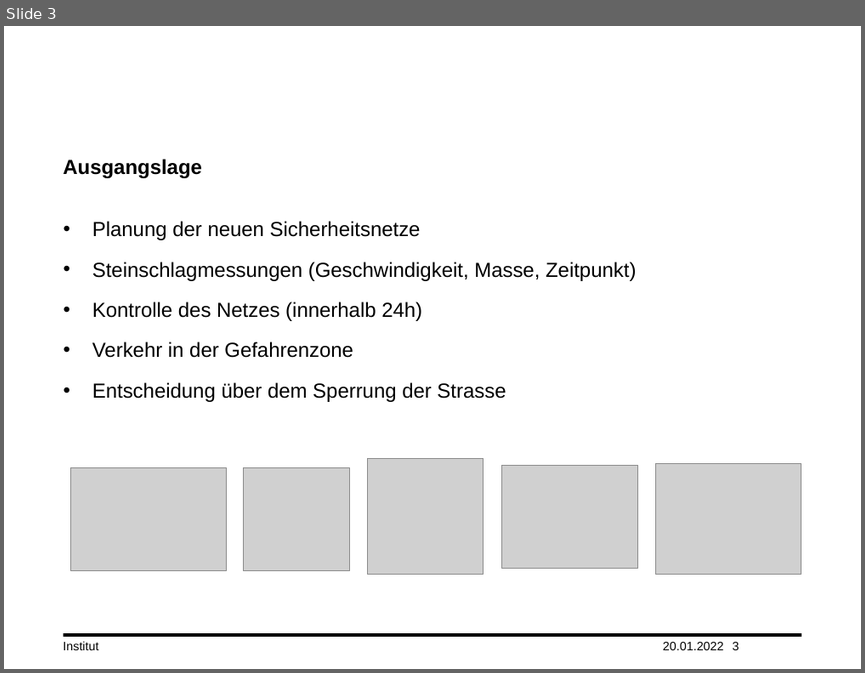
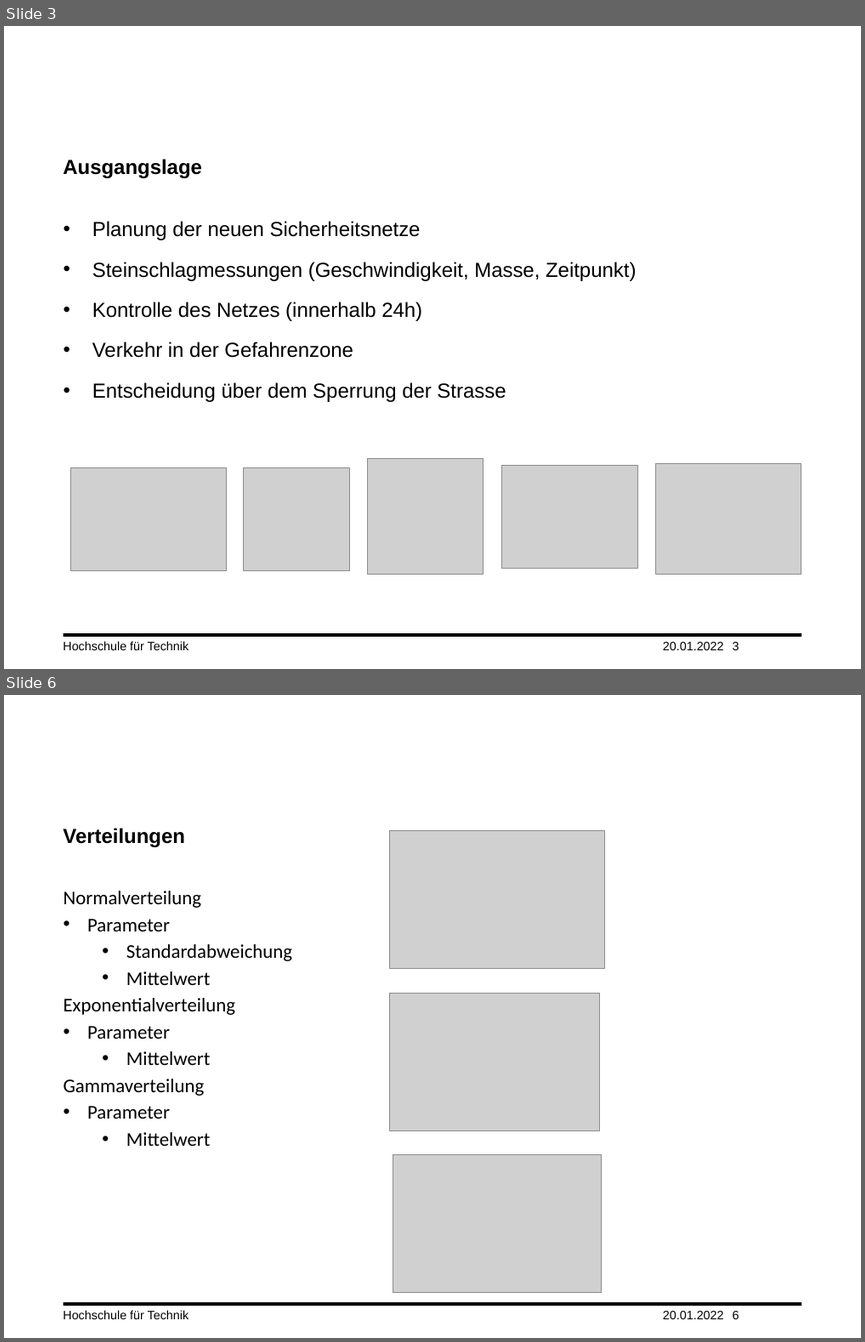
Before and after one commit to tmandelz/Steinschlag-Wahrscheinlichkeit, a slide deck: Präsentation/Vorgehen.pptx. Shown one above the other, each under a label of ours: slide 3 before the commit, slides 3 and 6 after it; the slides between them are not shown. The pictures are 865x673 and 865x1342 pixels, drawn with LibreOffice and Linux fonts; fonts in the diff are those of the drawing; grey boxes stand for pictures; background and template pictures are left out. Boxes give left, top, right and bottom in pixels: in the first picture for what was removed or moved away, otherwise in the second. Text is boxed around its words. In the diff, an @@ line names an element or a change of style, - is before the commit and + after.

```diff
--- a/Präsentation/Vorgehen.pptx
+++ b/Präsentation/Vorgehen.pptx
@@ slide 6 added at (x1=4, y1=695, x2=861, y2=1338), background #FFFFFF; not listed: 1 template element that a slide beside it also shows @@
@@ title added at (x1=63, y1=828, x2=185, y2=847), 18.9 pt, text #000000, bold @@
+Verteilungen
@@ picture added at (x1=389, y1=831, x2=604, y2=969) @@
@@ text added at (x1=64, y1=891, x2=292, y2=1145), 18 pt, text #000000 @@
+Normalverteilung
+• Parameter
+• Standardabweichung
+• Mittelwert
+Exponentialverteilung
+• Parameter
+• Mittelwert
+Gammaverteilung
+• Parameter
+• Mittelwert
@@ picture added at (x1=389, y1=993, x2=599, y2=1130) @@
@@ picture added at (x1=392, y1=1155, x2=601, y2=1293) @@
@@ text added at (x1=63, y1=1310, x2=189, y2=1319), 11.3 pt, text #000000 @@
+Hochschule für Technik
@@ text added at (x1=663, y1=1310, x2=724, y2=1319), 11.3 pt, text #000000 @@
+20.01.2022
@@ page number added at (x1=732, y1=1310, x2=739, y2=1319), 11.3 pt, text #000000 @@
+6
@@ slide 3 changed as well @@
@@ text at (x1=63, y1=641, x2=189, y2=650): text changed @@
-Institut
+Hochschule für Technik
```
Also in this commit, not shown: 3 other slides changed, 6 other slides added, 1 slide removed.
